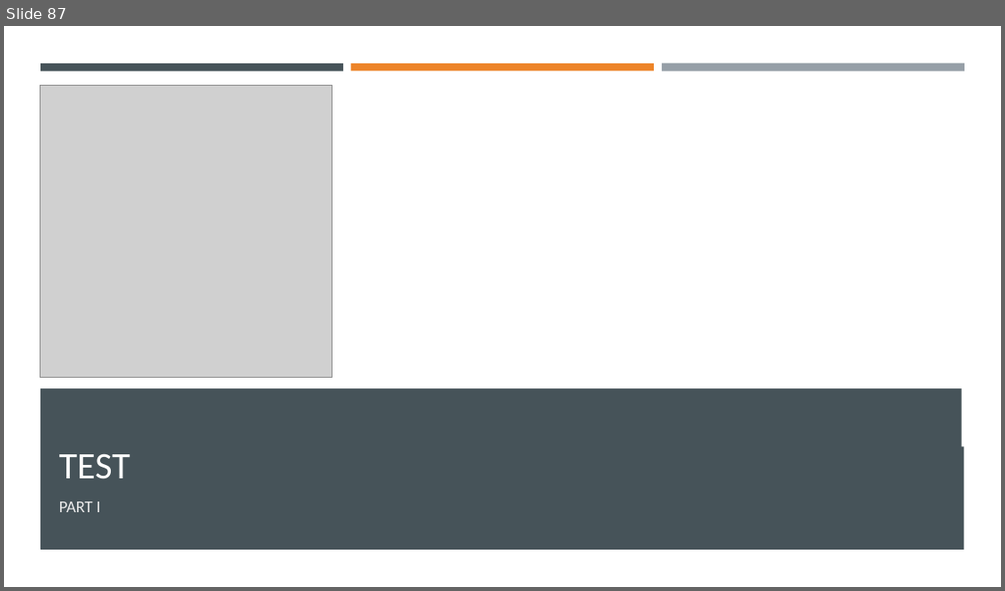
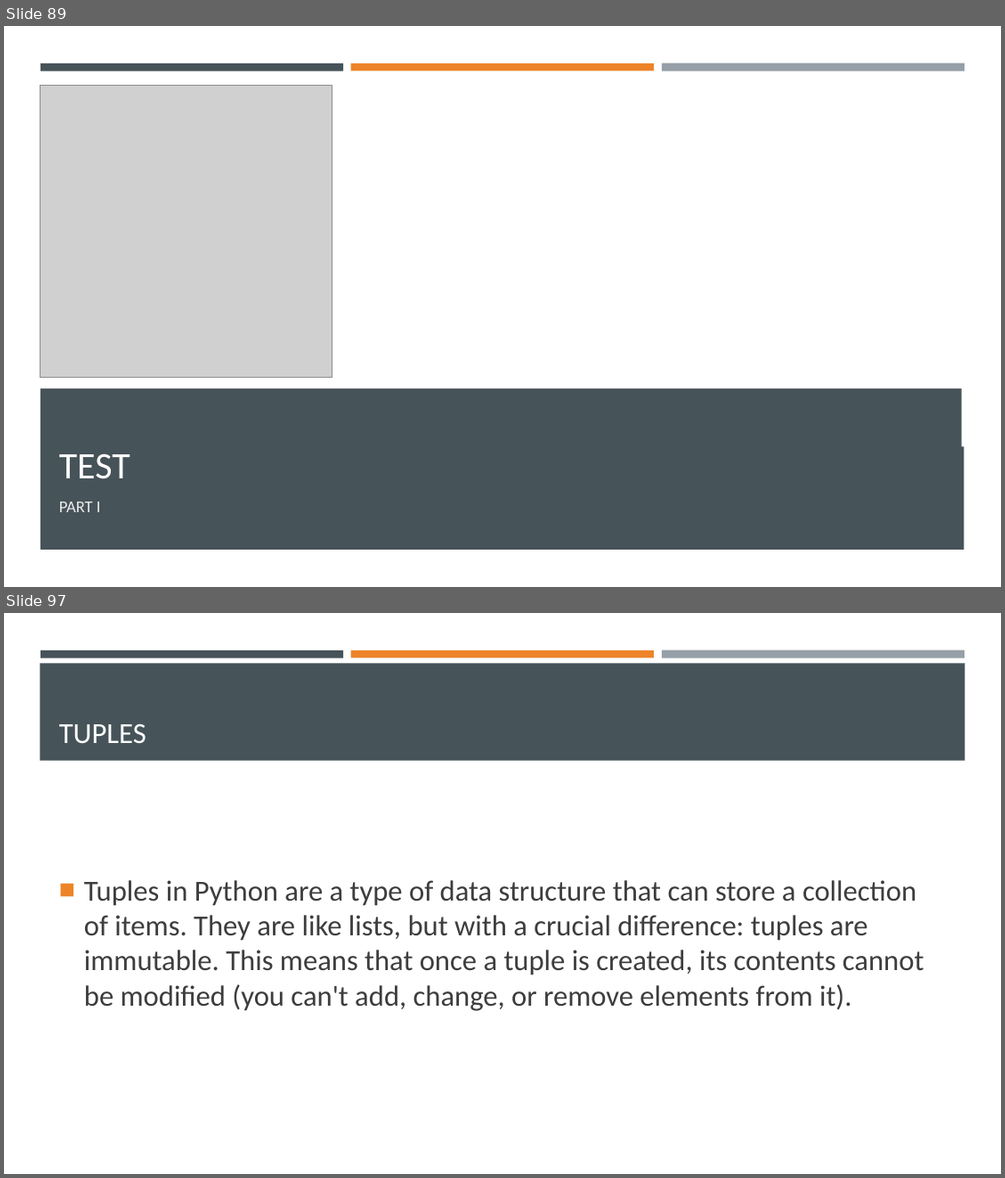
Before and after one commit to Ghost0396/iot, a slide deck: python/Python 3.pptx. Shown one above the other, each under a label of ours: slide 87 before the commit, slides 89 and 97 after it; the slides between them are not shown. The pictures are 1005x591 and 1005x1178 pixels, drawn with LibreOffice and Linux fonts; fonts in the diff are those of the drawing; grey boxes stand for pictures. Boxes give left, top, right and bottom in pixels: in the first picture for what was removed or moved away, otherwise in the second. Text is boxed around its words. In the diff, an @@ line names an element or a change of style, - is before the commit and + after.

```diff
--- a/python/Python 3.pptx
+++ b/python/Python 3.pptx
@@ slide 97 added at <box>4,613,1001,1174</box>, background #FFFFFF @@
@@ rectangle added at <box>40,663,965,761</box>, fill #465359 @@
@@ rectangle added at <box>40,650,343,657</box>, fill #465359 @@
@@ rectangle added at <box>351,650,654,657</box>, fill #ED8428 @@
@@ rectangle added at <box>662,650,964,658</box>, fill #969FA7 @@
@@ title added at <box>59,724,146,743</box>, 28 pt, text #FFFFFF @@
+TUPLES
@@ text added at <box>84,880,924,1011</box>, 28 pt, text #3D3D3D @@
+■ Tuples in Python are a type of data structure that can store a collection of items. They are like lists, but with a crucial difference: tuples are immutable. This means that once a tuple is created, its contents cannot be modified (you can't add, change, or remove elements from it).
@@ what was slide 87 is now slide 89 @@
```
Also in this commit, not shown: 1 slide changed, 13 other slides added, 2 other files.
